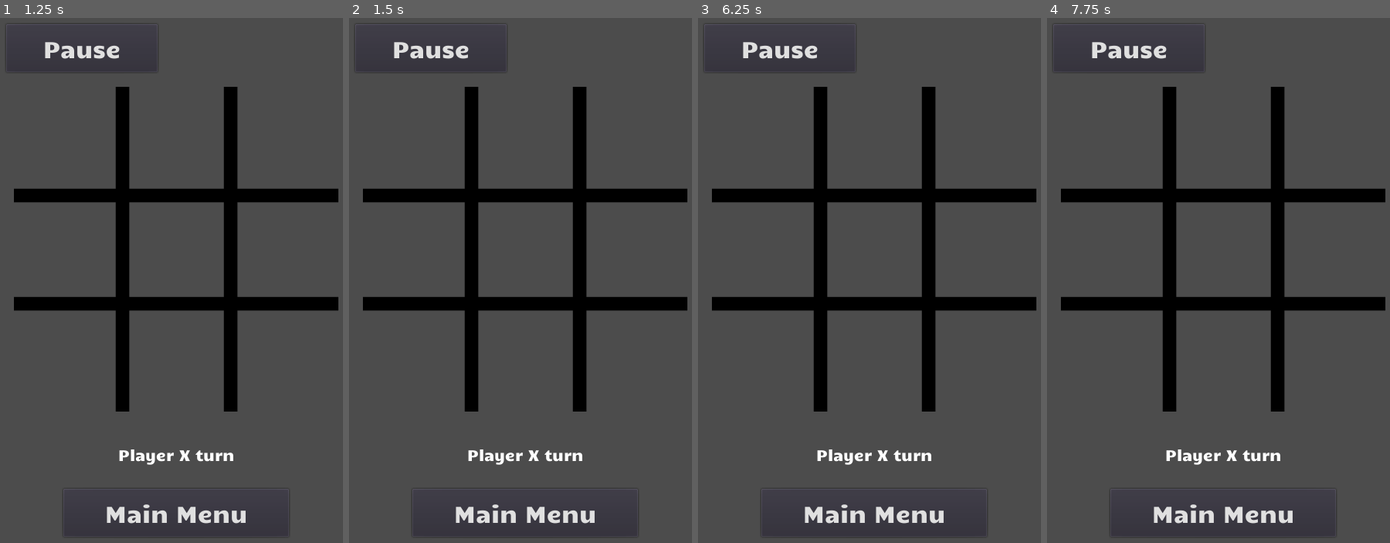
Above: before the commit, frames 1-4 (left to right).
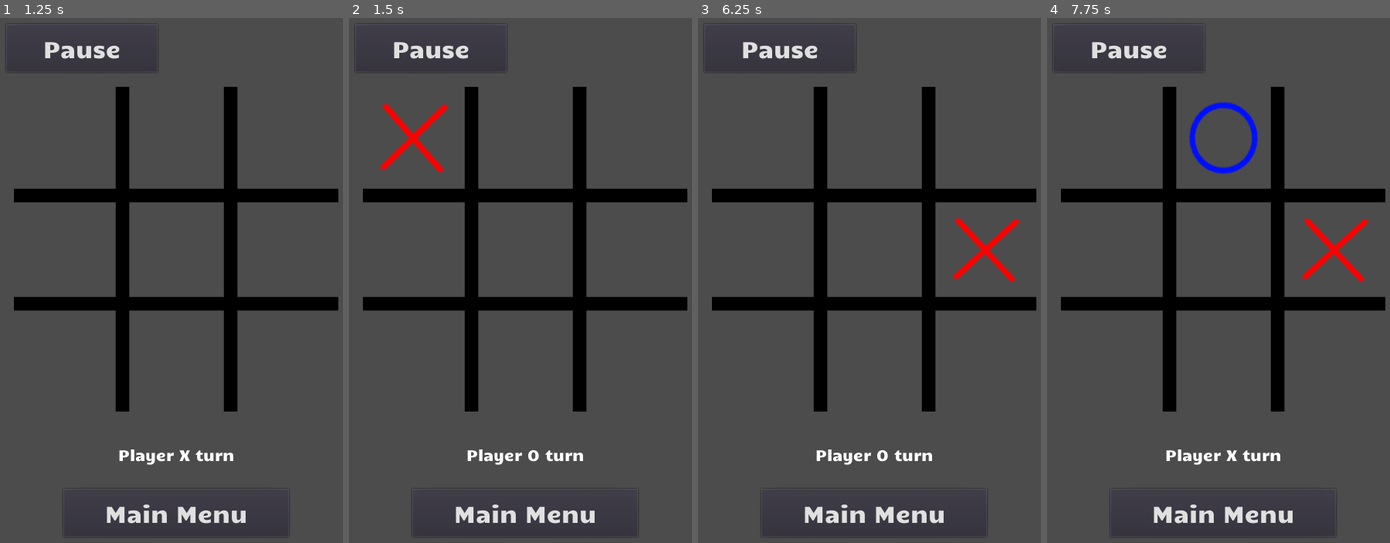
Above: after the commit, the same moments.

Repository: edd34/TicTacToe_Godot
Game: Godot game, scene res://Scenes/MainMenu.tscn
Same seed, same stepped clock (60 frames per second), same inputs: the game is played once before the commit and once after it.
Inputs (mouse positions are in pixels of both pictures, inside the frame that each line leads up to):
- Up to frame 1 (1.25 s): click "New Game" at 0.5 s
- Up to frame 2 (1.5 s): click (414, 138) at 1.27 s
- Up to frame 3 (6.25 s): click (763, 138) at 2.02 s; click (763, 138) at 2.77 s; click "Main Menu" at 3.5 s; click "New Game" at 4.25 s; click "Pause" at 5 s; move the mouse to (955, 254) at 5.77 s; click (955, 254) at 5.92 s
- Up to frame 4 (7.75 s): tap Enter at 6.5 s; move the mouse to (1149, 306) at 6.52 s; click (1149, 306) at 6.67 s; tap Space at 7.25 s; move the mouse to (1259, 159) at 7.27 s; click (1259, 159) at 7.42 s

Frame 1 is identical in both runs. In frame 2, 0.9% of the frame differs, in the area x 9-69%, y 16-86%; in frame 3, 0.9%; in frame 4, 1.4%, in the area x 41-94%, y 15-51%.
Error before the commit: Invalid get index 'state' (on base: 'null instance'). (res://Scripts/button/button.gd:8)

Commit message:
class board is retrieved by search in the node tree

Diff:
--- a/Scripts/button/button.gd
+++ b/Scripts/button/button.gd
@@ -1,6 +1,6 @@
 extends TextureButton
 
-onready var board = get_node("/root/Board")
+onready var board = get_tree().get_root().get_node("Node/Script").find_node("Board")
 onready var parent_node = int(get_parent().name)
 onready var label = get_node("../../../UI/Info/Label")
 
